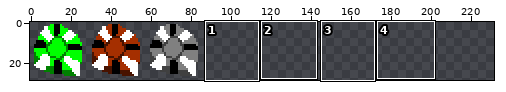
Sprite sheet: assets/1x/stakes.png. The first picture is a wide view before the edit; the outline marks the close-up.
Close-up. Earlier state:
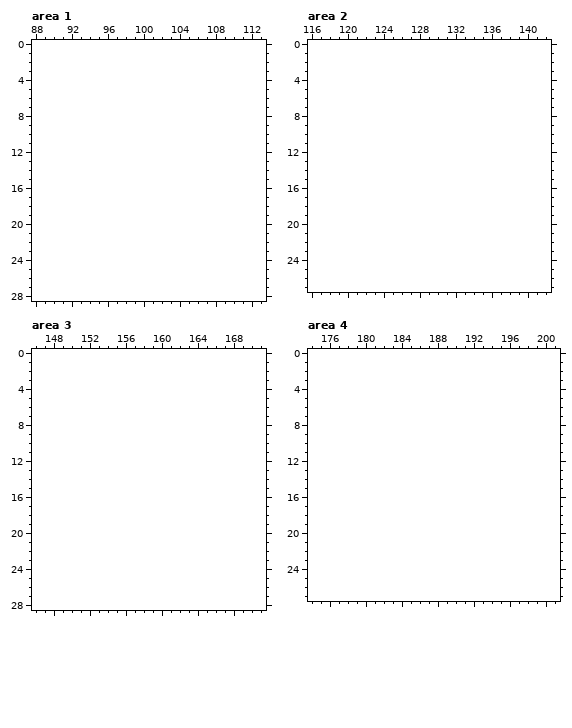
The file is 87x29 pixels. Shown: area 1: x 88..113, y 0..28; area 2: x 116..142, y 0..27; area 3: x 146..171, y 0..28; area 4: x 174..201, y 0..27. The old version is drawn lined up with the new one, on the new canvas. The commit also changed other parts of the picture, which this record leaves out.
Now the later version:
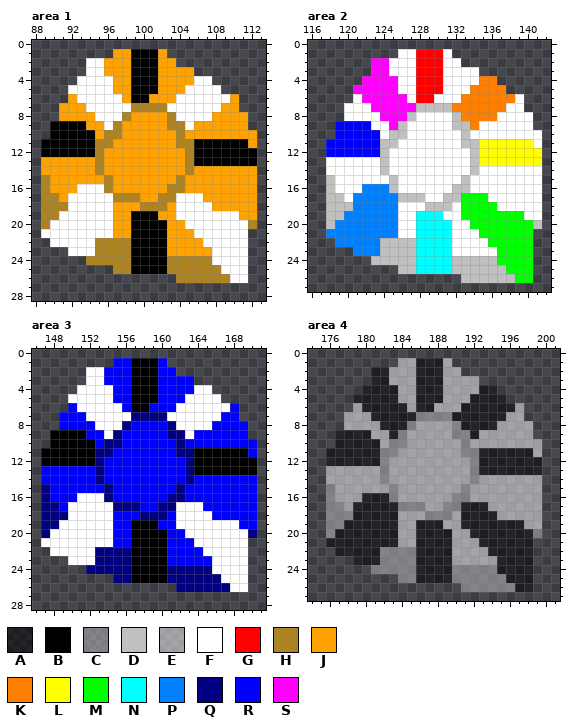
Palette (. is transparent): A #00000080  B #000000  C #c0c0c080  D #c0c0c0  E #ffffff80  F #ffffff  G #ff0000  H #ad8323  J #fda200  K #ff8000  L #ffff00  M #00ff00  N #00ffff  P #0080ff  Q #000080  R #0000ff  S #ff00ff
From old to new:
canvas 87x29 -> 232x29
Changed rows in their new state; - is an unchanged pixel.
Area 1:
first column x 89:
 1 --------JJBBBJ----------
 2 -----FFJJJBBBJJ---------
 3 -----FFJJJBBBJJJJ-------
 4 ----FFFFJJBBBJJJJFF-----
 5 ---FFFFFJJBBBJJJFFFF----
 6 ---JFFFFFJBBJJJFFFFFFJ--
 7 --JJJFFFFFHHHHFFFFFFJJ--
 8 --JJJJFFFHJJJJHFFFFJJJJ-
 9 -BBBBJJFHJJJJJHHFJJJJJJ-
10 -BBBBBJHHJJJJJJHJJJJJJJJ
11 BBBBBBHHJJJJJJJHHBBBBBBJ
12 BBBBBBHJJJJJJJJJHBBBBBBB
13 JJJJJJHJJJJJJJJJHBBBBBBB
14 JJJJJJHJJJJJJJJJHJJJJJJJ
15 HJJJJJJHJJJJJJJHJJJJJJJJ
16 HJJJFFFHJJJJJJHHJJJJJJJJ
17 HHJFFFFFHHHJJHHFFFJJJJJJ
18 HHHFFFFFJJJHHHJFFFFJJJJJ
19 HHFFFFFFJJBBBJJFFFFFFFJJ
20 HFFFFFFFJJBBBBJJFFFFFFFH
21 FFFFFFFFJJBBBBJJJFFFFFF-
22 -FFFFFHHHHBBBBJJJJFFFFF-
23 ---FFFHHHHBBBBJJJJJFFFF-
24 -----HHHHHBBBBHHHHHFFFF-
25 --------HHBBBBHHHHHHFFF-
26 ---------------HHHHHHFF-
Area 2:
first column x 118:
 1 --------FFGGGF----------
 2 -----SSFFFGGGFF---------
 3 -----SSFFFGGGFFFF-------
 4 ----SSSSFFGGGFFFFKK-----
 5 ---SSSSSFFGGGFFFKKKK----
 6 ---FSSSSSFGGFFFKKKKKKF--
 7 --FFFSSSSSDDDDKKKKKKFF--
 8 --FFFFSSSDFFFFDKKKKFFFF-
 9 -RRRRFFSDFFFFFDDKFFFFFF-
10 -RRRRRFDDFFFFFFDFFFFFFFF
11 RRRRRRDDFFFFFFFDDLLLLLLF
12 RRRRRRDFFFFFFFFFDLLLLLLL
13 FFFFFFDFFFFFFFFFDLLLLLLL
14 FFFFFFDFFFFFFFFFDFFFFFFF
15 DFFFFFFDFFFFFFFDFFFFFFFF
16 DFFFPPPDFFFFFFDDFFFFFFFF
17 DDFPPPPPDDDFFDDMMMFFFFFF
18 DDDPPPPPFFFDDDFMMMMFFFFF
19 DDPPPPPPFFNNNFFMMMMMMMFF
20 DPPPPPPPFFNNNNFFMMMMMMMD
21 PPPPPPPPFFNNNNFFFMMMMMM-
22 -PPPPPDDDDNNNNFFFFMMMMM-
23 ---PPPDDDDNNNNFFFFFMMMM-
24 -----DDDDDNNNNDDDDDMMMM-
25 --------DDNNNNDDDDDDMMM-
26 ---------------DDDDDDMM-
Area 3:
first column x 147:
 1 --------RRBBBR----------
 2 -----FFRRRBBBRR---------
 3 -----FFRRRBBBRRRR-------
 4 ----FFFFRRBBBRRRRFF-----
 5 ---FFFFFRRBBBRRRFFFF----
 6 ---RFFFFFRBBRRRFFFFFFR--
 7 --RRRFFFFFQQQQFFFFFFRR--
 8 --RRRRFFFQRRRRQFFFFRRRR-
 9 -BBBBRRFQRRRRRQQFRRRRRR-
10 -BBBBBRQQRRRRRRQRRRRRRRR
11 BBBBBBQQRRRRRRRQQBBBBBBR
12 BBBBBBQRRRRRRRRRQBBBBBBB
13 RRRRRRQRRRRRRRRRQBBBBBBB
14 RRRRRRQRRRRRRRRRQRRRRRRR
15 QRRRRRRQRRRRRRRQRRRRRRRR
16 QRRRFFFQRRRRRRQQRRRRRRRR
17 QQRFFFFFQQQRRQQFFFRRRRRR
18 QQQFFFFFRRRQQQRFFFFRRRRR
19 QQFFFFFFRRBBBRRFFFFFFFRR
20 QFFFFFFFRRBBBBRRFFFFFFFQ
21 FFFFFFFFRRBBBBRRRFFFFFF-
22 -FFFFFQQQQBBBBRRRRFFFFF-
23 ---FFFQQQQBBBBRRRRRFFFF-
24 -----QQQQQBBBBQQQQQFFFF-
25 --------QQBBBBQQQQQQFFF-
26 ---------------QQQQQQFF-
Area 4:
first column x 176:
 1 --------EEAAAE----------
 2 -----AAEEEAAAEE---------
 3 -----AAEEEAAAEEEE-------
 4 ----AAAAEEAAAEEEEAA-----
 5 ---AAAAAEEAAAEEEAAAA----
 6 ---EAAAAAEAAEEEAAAAAAE--
 7 --EEEAAAAACCCCAAAAAAEE--
 8 --EEEEAAACEEEECAAAAEEEE-
 9 -AAAAEEACEEEEECCAEEEEEE-
10 -AAAAAECCEEEEEECEEEEEEEE
11 AAAAAACCEEEEEEECCAAAAAAE
12 AAAAAACEEEEEEEEECAAAAAAA
13 EEEEEECEEEEEEEEECAAAAAAA
14 EEEEEECEEEEEEEEECEEEEEEE
15 CEEEEEECEEEEEEECEEEEEEEE
16 CEEEAAACEEEEEECCEEEEEEEE
17 CCEAAAAACCCEECCAAAEEEEEE
18 CCCAAAAAEEECCCEAAAAEEEEE
19 CCAAAAAAEEAAAEEAAAAAAAEE
20 CAAAAAAAEEAAAAEEAAAAAAAC
21 AAAAAAAAEEAAAAEEEAAAAAA-
22 -AAAAACCCCAAAAEEEEAAAAA-
23 ---AAACCCCAAAAEEEEEAAAA-
24 -----CCCCCAAAACCCCCAAAA-
25 --------CCAAAACCCCCCAAA-
26 ---------------CCCCCCAA-
Where, in picture pixels (left, top, right, bottom), the same in both close-ups:
added: (41, 49, 257, 283)
added: (326, 49, 542, 283)
added: (41, 358, 257, 592)
added: (326, 358, 542, 592)
